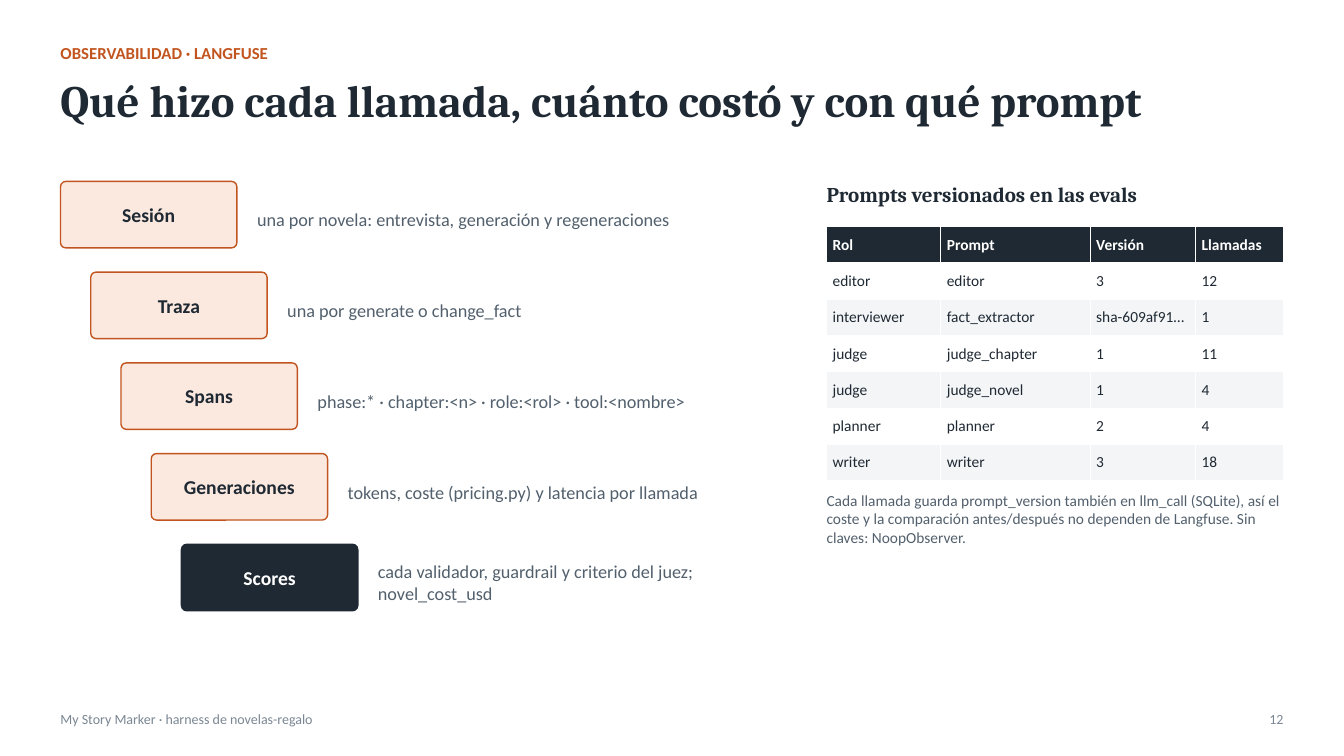
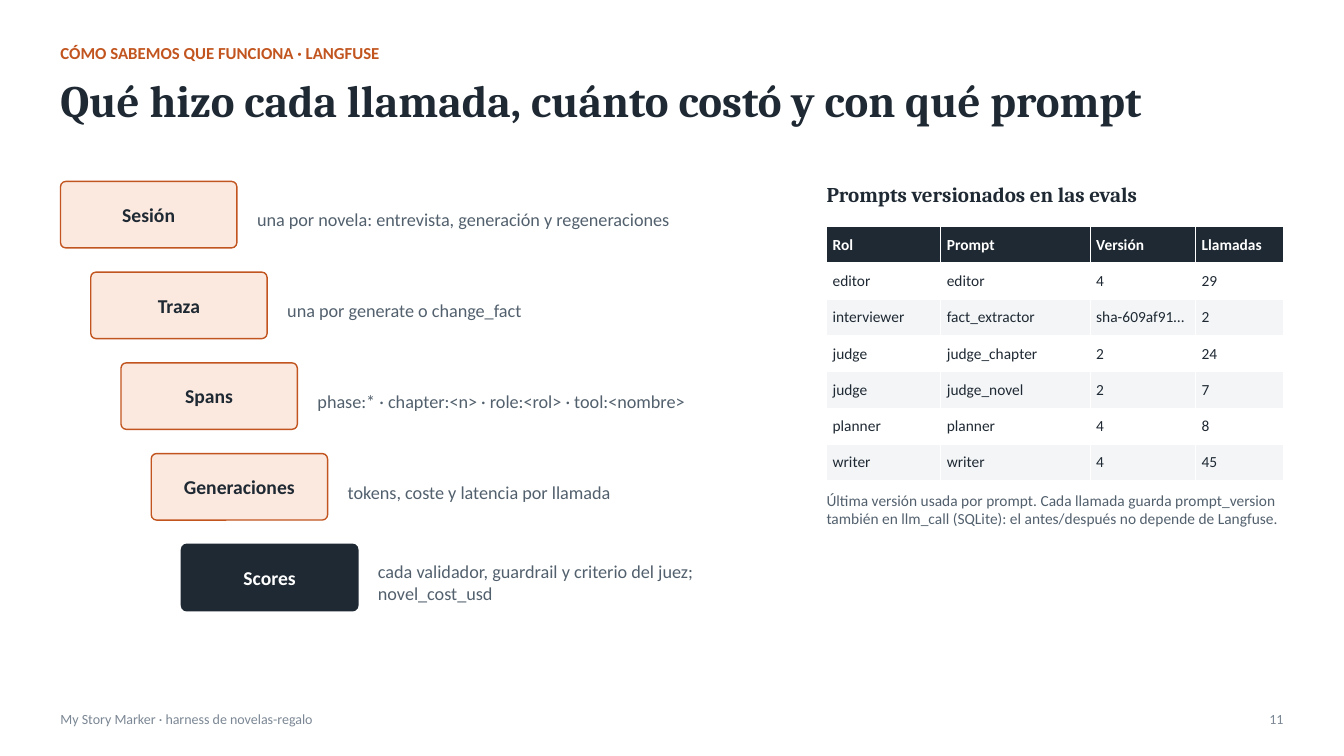
Before and after one commit to ignacio-hurtado-qaracter/My-Story-Marker, a slide deck: slide 11 of presentacion/presentacion.pptx (slide 12 before the commit). Drawn at 1344x756 pixels with LibreOffice and Linux fonts; fonts in the diff are those of the drawing. Boxes give left, top, right and bottom in pixels: in the first picture for what was removed or moved away, otherwise in the second. Text is boxed around its words. In the diff, an @@ line names an element or a change of style, - is before the commit and + after.

```diff
--- a/presentacion/presentacion.pptx
+++ b/presentacion/presentacion.pptx
@@ text at (x1=60, y1=45, x2=380, y2=61): text changed @@
-OBSERVABILIDAD · LANGFUSE
+CÓMO SABEMOS QUE FUNCIONA · LANGFUSE
@@ table at (x1=827, y1=227, x2=1284, y2=481) @@
-row 2, column 3: 3
+row 2, column 3: 4
-row 2, column 4: 12
+row 2, column 4: 29
-row 3, column 4: 1
+row 3, column 4: 2
-row 4, column 3: 1
+row 4, column 3: 2
-row 4, column 4: 11
+row 4, column 4: 24
-row 5, column 3: 1
+row 5, column 3: 2
-row 5, column 4: 4
+row 5, column 4: 7
-row 6, column 3: 2
+row 6, column 3: 4
-row 6, column 4: 4
+row 6, column 4: 8
-row 7, column 3: 3
+row 7, column 3: 4
-row 7, column 4: 18
+row 7, column 4: 45
@@ text at (x1=348, y1=486, x2=611, y2=502): text changed @@
-tokens, coste (pricing.py) y latencia por llamada
+tokens, coste y latencia por llamada
@@ text at (x1=827, y1=493, x2=1278, y2=527): text changed @@
-Cada llamada guarda prompt_version también en llm_call (SQLite), así el coste y la comparación antes/después no dependen de Langfuse. Sin claves: NoopObserver.
+Última versión usada por prompt. Cada llamada guarda prompt_version también en llm_call (SQLite): el antes/después no depende de Langfuse.
@@ text at (x1=1269, y1=715, x2=1283, y2=724): text changed @@
-12
+11
```
Also in this commit, not shown: 13 other slides changed, 5 slides added, 4 slides removed, 23 other files.
